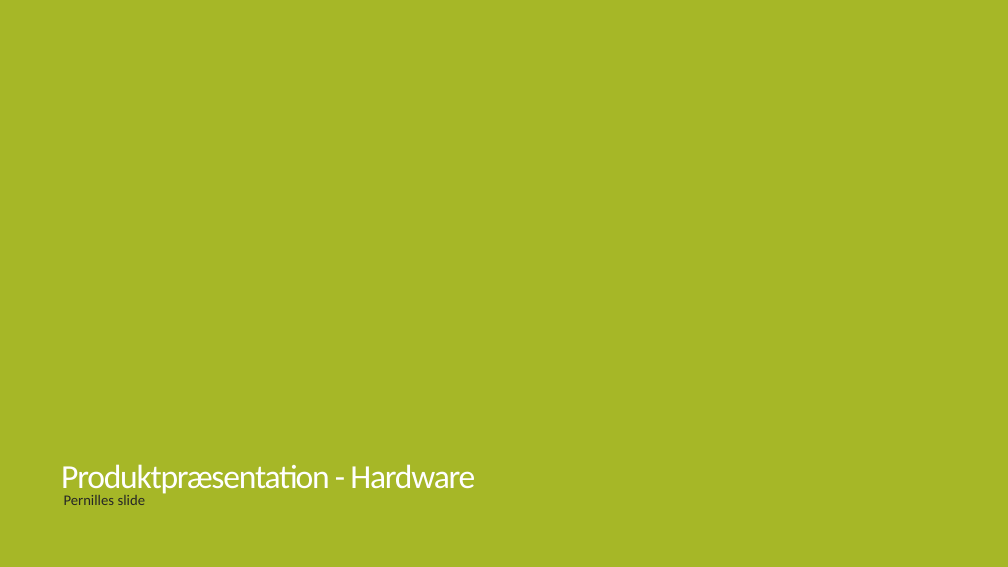
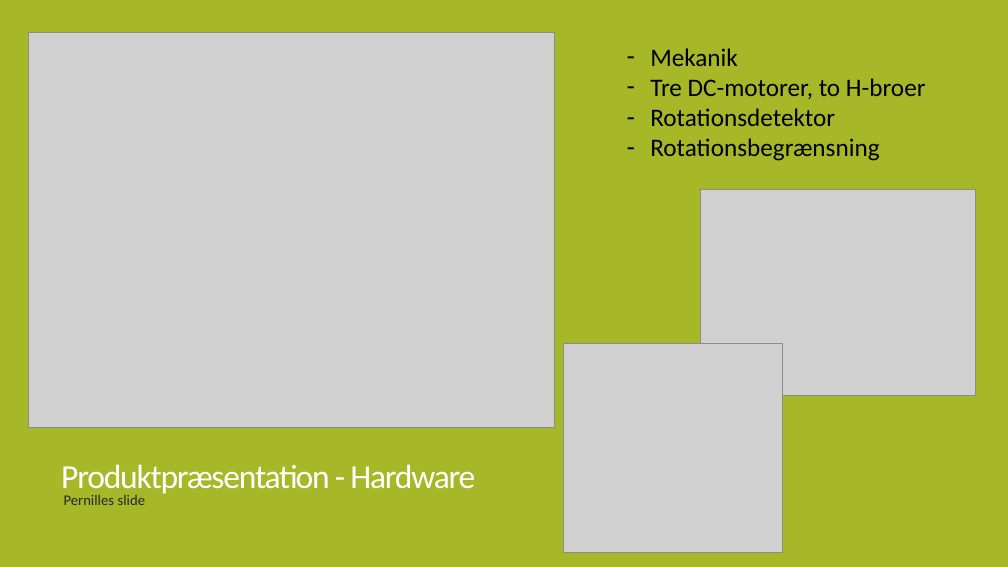
Before and after one commit to CodingBeagle/IHA_3_Semester_Project, a slide deck: slide 8 of Præsentation/Fremlæggelse.pptx. Drawn at 1008x567 pixels with LibreOffice and Linux fonts; fonts in the diff are those of the drawing; grey boxes stand for pictures. Boxes give left, top, right and bottom in pixels: in the first picture for what was removed or moved away, otherwise in the second. Text is boxed around its words. In the diff, an @@ line names an element or a change of style, - is before the commit and + after.

Commit message:
Pernilles slide

```diff
--- a/Præsentation/Fremlæggelse.pptx
+++ b/Præsentation/Fremlæggelse.pptx
@@ picture added at bbox=[28, 33, 554, 427] @@
@@ text added at bbox=[650, 48, 926, 161], 24 pt, text #000000 @@
+– Mekanik
+– Tre DC-motorer, to H-broer
+– Rotationsdetektor
+– Rotationsbegrænsning
@@ picture added at bbox=[701, 190, 975, 395] @@
@@ picture added at bbox=[563, 344, 783, 553] @@
```
